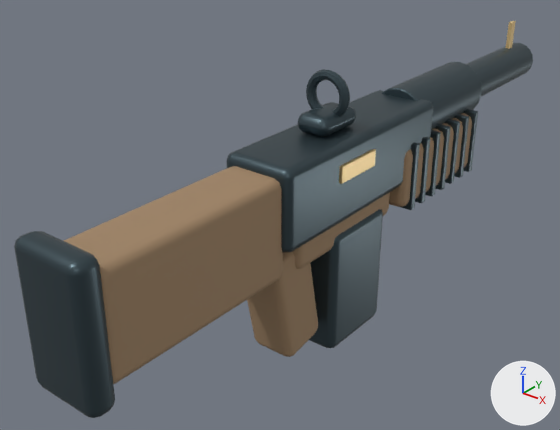
An edit to the Blender file art/shotgun.blend, drawn before and after from the same camera.
Camera for both pictures: a camera (50 mm lens) standing at (0.569, -0.827, 0.409) and looking at (-0.082, -0.013, -0.096). Every picture has the same lights, and +X, +Y and +Z are marked at lower right. The first picture is the older version.

Names of what the first picture shows: 'Butt plate', 'Butt stock', 'Magazine', 'WeaponBody'.
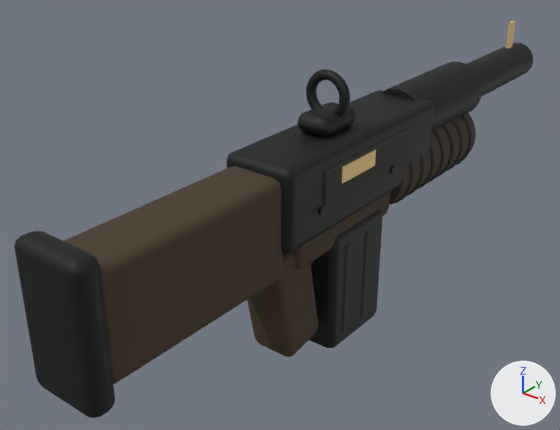
Changed parts and their boxes (x1, y1, x2, y2) in the pictures (560 x 430 px; the box of a moved part takes in the faces that stretch with it):
'WeaponBody', recoloured, surface changed, reshaped (darker)
    both: (227, 21, 533, 357)
'Butt stock', recoloured (darker)
    both: (64, 166, 283, 384)
'Butt plate', recoloured, surface changed
    both: (14, 231, 115, 418)
'Magazine', recoloured, surface changed, reshaped (darker)
    both: (309, 209, 383, 348)
part 1 of me_cube_021, moved or reshaped (not visible afterwards)
    before: (389, 113, 472, 207)
part 2 of me_cube_021, rebuilt
    before: (435, 124, 451, 190)
    after: (428, 129, 446, 183)
part 3 of me_cube_021, rebuilt
    before: (425, 130, 441, 196)
    after: (418, 140, 436, 189)
part 4 of me_cube_021, rebuilt
    before: (463, 109, 478, 172)
    after: (456, 114, 473, 165)
part 5 of me_cube_021, rebuilt
    before: (445, 119, 460, 184)
    after: (437, 124, 455, 177)
part 6 of me_cube_021, rebuilt
    before: (415, 137, 430, 203)
    after: (407, 154, 426, 196)
part 7 of me_cube_021, rebuilt
    before: (454, 114, 469, 178)
    after: (447, 118, 464, 171)
part 8 of me_cube_021, rebuilt
    before: (401, 142, 420, 210)
    after: (391, 160, 415, 204)
part 9 of me_cube_021, added
    after: (318, 206, 326, 215)
part 10 of me_cube_021, added
    after: (389, 166, 396, 174)
part 11 of me_cube_021, added
    after: (389, 112, 476, 204)
part 12 of me_cube_021, added
    after: (323, 128, 411, 206)
part 13 of me_cube_021, reshaped
    both: (306, 69, 350, 117)
part 14 of me_cube_021, added (black)
    after: (381, 43, 533, 132)

The change, as a diff of the scene's bpy script:
```diff
--- a/art/shotgun.blend.py
+++ b/art/shotgun.blend.py
@@ mat_graphite___parkerized_steel @@
 mat_graphite___parkerized_steel = principled_material('Graphite / parkerized steel')
-mat_graphite___parkerized_steel.base_color = (0.055, 0.085, 0.1)  # greyish blue #425259
+mat_graphite___parkerized_steel.base_color = (0.025, 0.028, 0.027)  # black #2c2f2e
 mat_graphite___parkerized_steel.metallic = 0.7
-mat_graphite___parkerized_steel.roughness = 0.4
+mat_graphite___parkerized_steel.roughness = 0.62
@@ mat_shotgun_composite @@
 mat_shotgun_composite = principled_material('shotgun composite')
-mat_shotgun_composite.base_color = (0.35, 0.23, 0.13)  # brown #a08465
+mat_shotgun_composite.base_color = (0.065, 0.041, 0.023)  # brown #48392a
 mat_shotgun_composite.roughness = 0.8
@@ mat_sand___markings @@
 mat_sand___markings.metallic = 0.4
-mat_sand___markings.roughness = 0.4
+mat_sand___markings.roughness = 0.62
@@ me_cube_021 @@
-me_cube_021.from_pydata(...)  # 1168 vertices, 1112 faces; spans x -0.062..0.062, y -0.166..0.62, z -0.238..0.139
+me_cube_021.from_pydata(...)  # 3760 vertices, 3320 faces; spans x -0.062..0.062, y -0.166..0.62, z -0.238..0.139
+# me_cube_021 part 1: the loose piece of 56 vertices spanning x -0.058..0.058, y 0.105..0.345, z -0.093..0.002 is scaled about its middle by (0.203, 0.316, 0.107), then moved by (0.0, -0.279, -0.078), in mat_graphite___parkerized_steel (black #2c2f2e)
+# me_cube_021 part 2: the loose piece of 56 vertices spanning x -0.062..0.062, y 0.22..0.232, z -0.097..0.007 is rebuilt with 192 vertices and now spans x -0.059..0.059, y 0.221..0.231, z -0.104..0.014, in mat_slate___composite (dark grey #353730)
+# me_cube_021 part 3: the loose piece of 56 vertices spanning x -0.062..0.062, y 0.188..0.2, z -0.097..0.007 is rebuilt with 192 vertices and now spans x -0.059..0.059, y 0.189..0.199, z -0.104..0.014, in mat_slate___composite (dark grey #353730)
+# me_cube_021 part 4: the loose piece of 56 vertices spanning x -0.062..0.062, y 0.316..0.328, z -0.097..0.007 is rebuilt with 192 vertices and now spans x -0.059..0.059, y 0.317..0.327, z -0.104..0.014, in mat_slate___composite (dark grey #353730)
+# me_cube_021 part 5: the loose piece of 56 vertices spanning x -0.062..0.062, y 0.252..0.264, z -0.097..0.007 is rebuilt with 192 vertices and now spans x -0.059..0.059, y 0.253..0.263, z -0.104..0.014, in mat_slate___composite (dark grey #353730)
+# me_cube_021 part 6: the loose piece of 56 vertices spanning x -0.062..0.062, y 0.156..0.168, z -0.097..0.007 is rebuilt with 192 vertices and now spans x -0.059..0.059, y 0.157..0.167, z -0.104..0.014, in mat_slate___composite (dark grey #353730)
+# me_cube_021 part 7: the loose piece of 56 vertices spanning x -0.062..0.062, y 0.284..0.296, z -0.097..0.007 is rebuilt with 192 vertices and now spans x -0.059..0.059, y 0.285..0.295, z -0.104..0.014, in mat_slate___composite (dark grey #353730)
+# me_cube_021 part 8: the loose piece of 56 vertices spanning x -0.062..0.062, y 0.124..0.136, z -0.097..0.007 is rebuilt with 192 vertices and now spans x -0.059..0.059, y 0.125..0.135, z -0.104..0.014, in mat_slate___composite (dark grey #353730)
+# me_cube_021 part 9: a new loose piece of 192 vertices spanning x 0.056..0.062, y -0.111..-0.099, z -0.018..-0.006, in mat_graphite___parkerized_steel (black #2c2f2e)
+# me_cube_021 part 10: a new loose piece of 192 vertices spanning x 0.056..0.062, y 0.059..0.071, z -0.018..-0.006, in mat_graphite___parkerized_steel (black #2c2f2e)
+# me_cube_021 part 11: a new loose piece of 192 vertices spanning x -0.055..0.055, y 0.105..0.345, z -0.1..0.01, in mat_shotgun_composite (brown #48392a)
+# me_cube_021 part 12: a new loose piece of 56 vertices spanning x 0.051..0.057, y -0.095..0.115, z -0.012..0.036, in mat_slate___composite (dark grey #353730)
+# me_cube_021 part 13: 16 vertices moved within x -0.021..0.021, y -0.02..-0.01, z 0.084..0.126; 112 vertices removed from x -0.033..0.033, y -0.022..-0.008, z 0.072..0.138; 432 vertices added at x -0.034..0.034, y -0.022..-0.008, z 0.071..0.139
+# me_cube_021 part 14: 192 vertices added at x -0.045..0.045, y 0.16..0.62, z -0.02..0.07
+# other edits to the shape of me_cube_021 do not show in these pictures
 me_cube_021.materials.append(mat_graphite___parkerized_steel)
@@ me_cube_021 @@
 me_cube_021.materials.append(mat_sand___markings)
+me_cube_021.materials.append(mat_slate___composite)  # dark grey #353730
@@ me_cube_035 @@
-me_cube_035.from_pydata(...)  # 8 vertices, 6 faces; spans x -0.047..0.047, y -0.065..0.065, z -0.095..0.095
+me_cube_035.from_pydata(...)  # 280 vertices, 270 faces; spans x -0.05..0.05, y -0.065..0.065, z -0.095..0.095
+# me_cube_035 part 15: 8 vertices removed from x -0.047..0.047, y -0.065..0.065, z -0.095..0.095; 280 vertices added at x -0.05..0.05, y -0.065..0.065, z -0.095..0.095
 me_cube_035.materials.append(mat_graphite___parkerized_steel)
+me_cube_035.materials.append(mat_slate___composite)  # dark grey #353730
```
